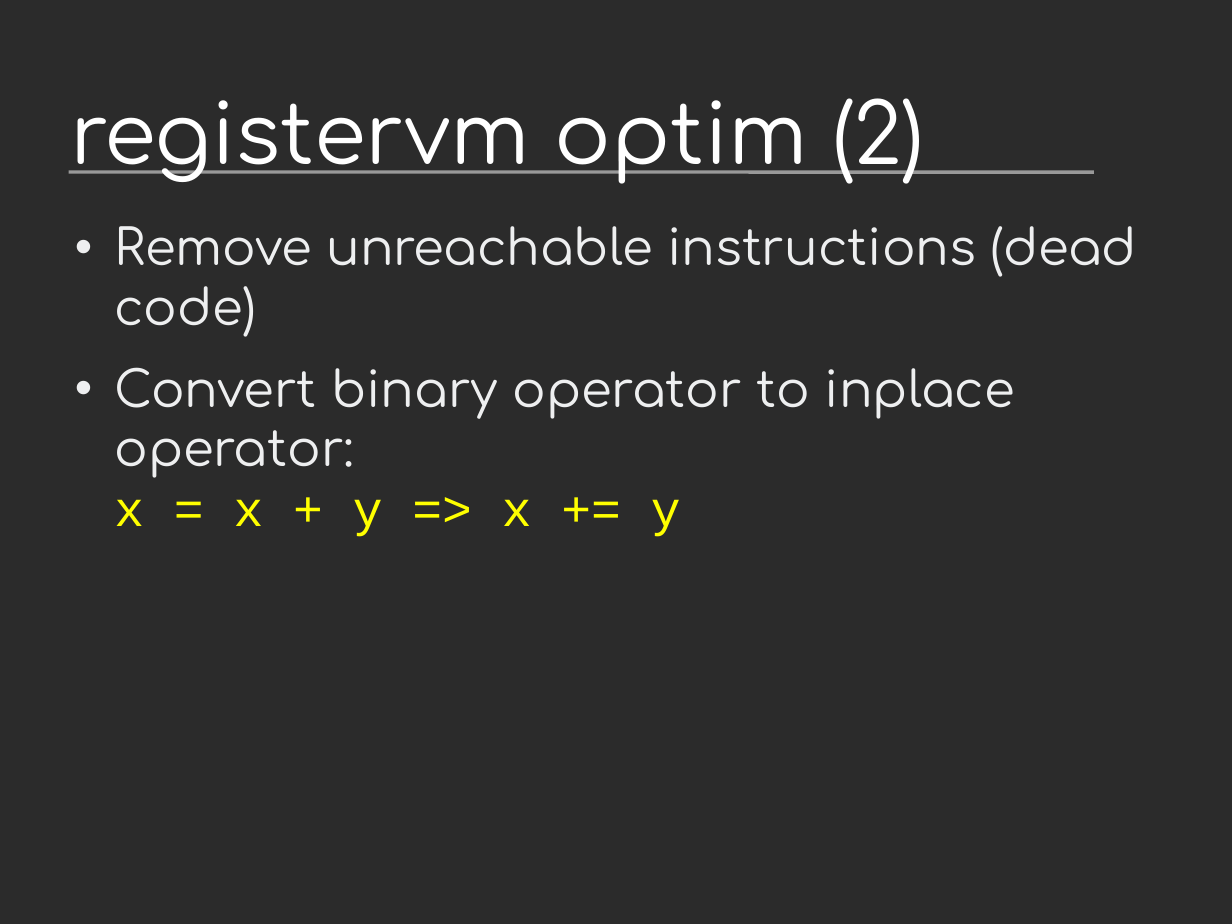
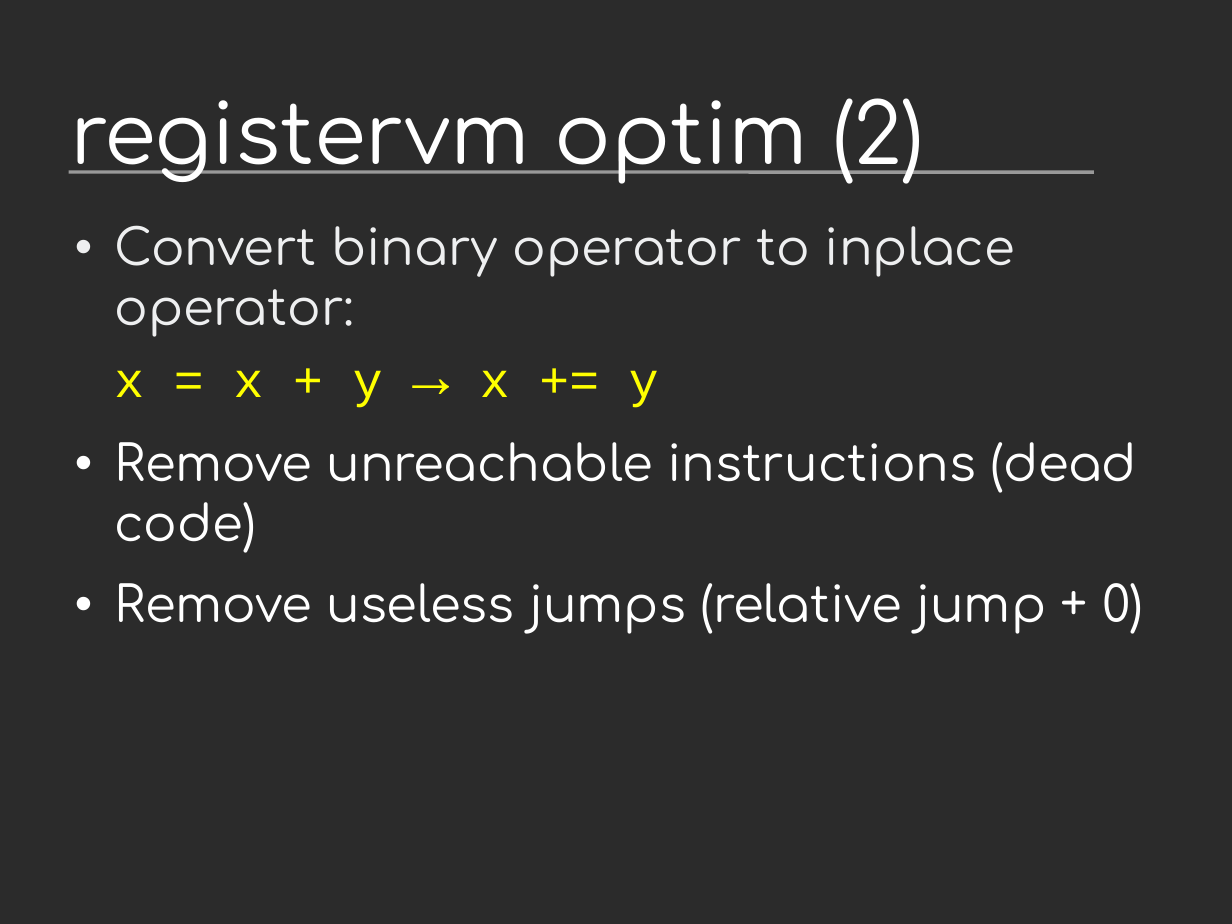
Before and after one commit to vstinner/talks, a slide deck: slide 24 of 2013-FOSDEM/faster_cpython.odp (slide 19 before the commit). Drawn at 1232x924 pixels with LibreOffice and Linux fonts; fonts in the diff are those of the drawing; background and template pictures are left out; a plain dark background stands for a picture behind light text. Boxes give left, top, right and bottom in pixels: in the first picture for what was removed or moved away, otherwise in the second. Text is boxed around its words. In the diff, an @@ line names an element or a change of style, - is before the commit and + after.

```diff
--- a/2013-FOSDEM/faster_cpython.odp
+++ b/2013-FOSDEM/faster_cpython.odp
@@ text at (114, 225, 1015, 408): paragraph added @@
+• Convert binary operator to inplace operator:
+  x = x + y → x += y
@@ text at (114, 442, 1137, 553): text colour #EEEFF0 to #FFFFFF in "Remove unreachable instructions (dead code)" @@
@@ text at (114, 583, 1143, 634): text changed; text colour #EEEFF0 to #FFFFFF @@
-• Convert binary operator to inplace operator:
-  x = x + y => x += y
+• Remove useless jumps (relative jump + 0)
```
Also in this commit, not shown: 14 other slides changed, 5 slides added, 1 other file.
